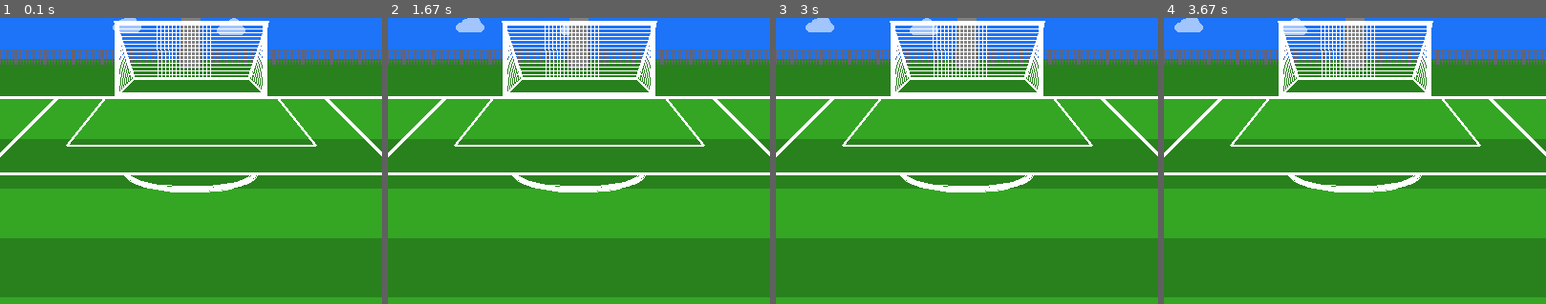
Above: before the commit, frames 1-4 (left to right).
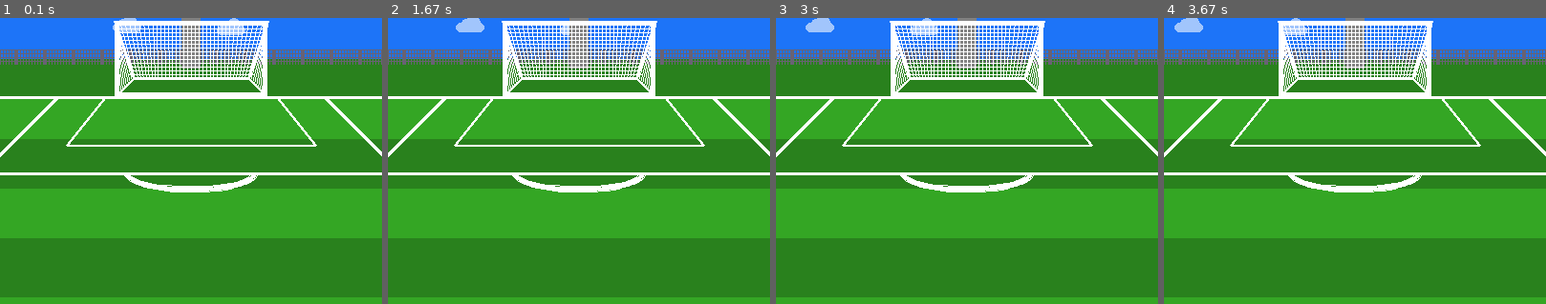
Above: after the commit, the same moments.

Repository: johoule/stuff
Game: pygame game, started from Intro to Pygame Graphics/major league soccer animation/graphics_v4.py
The game is run twice, just before and just after one commit, with the same random seed, the same clock (stepped at 60 frames per second) and the same inputs.
Inputs:
- Up to frame 1 (0.1 s): no input
- Up to frame 2 (1.67 s): tap D at 0.33, 0.67 s
- Up to frame 3 (3 s): no input
- Up to frame 4 (3.67 s): no input
The pictures show only the part of the screen within x 25-75%, y 23-73%; the shares and areas given below are measured in that part.

The runs differ from the first frame. In frame 1, 0.7% of the frame differs, in the area x 31-69%, y 2-21%; in frame 2, 0.7%; in frame 3, 0.7%; in frame 4, 0.7%.

Commit message:
finished refactoring all vertical lines of middle part of net

Diff:
--- a/Intro to Pygame Graphics/major league soccer animation/graphics_v4.py
+++ b/Intro to Pygame Graphics/major league soccer animation/graphics_v4.py
@@ -5,7 +5,6 @@
 
 # Initialize game engine
 pygame.init()
-
 
 # Window
 SIZE = (800, 600)
@@ -13,11 +12,9 @@
 screen = pygame.display.set_mode(SIZE)
 pygame.display.set_caption(TITLE)
 
-
 # Timer
 clock = pygame.time.Clock()
 refresh_rate = 60
-
 
 # Colors
 ''' add colors you use as RGB values here '''
@@ -53,7 +50,6 @@
     pygame.draw.ellipse(SEE_THROUGH, cloud_color, [x + 20, y + 8, 10, 10])
     pygame.draw.rect(SEE_THROUGH, cloud_color, [x + 6, y + 8, 18, 10])
 
-
 # Config
 lights_on = True
 day = True
@@ -121,16 +117,12 @@
         for s in stars:
             pygame.draw.ellipse(screen, WHITE, s)
 
-
-
-
     pygame.draw.rect(screen, field_color, [0, 180, 800 , 420])
     pygame.draw.rect(screen, stripe_color, [0, 180, 800, 42])
     pygame.draw.rect(screen, stripe_color, [0, 264, 800, 52])
     pygame.draw.rect(screen, stripe_color, [0, 368, 800, 62])
     pygame.draw.rect(screen, stripe_color, [0, 492, 800, 82])
 
-
     '''fence'''
     y = 170
     for x in range(5, 800, 30):
@@ -150,12 +142,9 @@
         pygame.draw.ellipse(screen, WHITE, [520, 50, 40, 40])
         pygame.draw.ellipse(screen, sky_color, [530, 45, 40, 40])
 
-
-
     for c in clouds:
         draw_cloud(c[0], c[1])
     screen.blit(SEE_THROUGH, (0, 0))
-
 
     #out of bounds lines
     pygame.draw.line(screen, WHITE, [0, 580], [800, 580], 5)
@@ -183,7 +172,6 @@
     pygame.draw.rect(screen, BLACK, [300, 40, 200, 90])
     pygame.draw.rect(screen, WHITE, [302, 42, 198, 88], 2)
 
-
     #goal
     pygame.draw.rect(screen, WHITE, [320, 140, 160, 80], 5)
     pygame.draw.line(screen, WHITE, [340, 200], [460, 200], 3)
@@ -201,46 +189,41 @@
     pygame.draw.rect(screen, GRAY, [150, 60, 20, 140])
     pygame.draw.ellipse(screen, GRAY, [150, 195, 20, 10])
 
-    #lights
+    #lights for pole 1 (refactored)
     pygame.draw.line(screen, GRAY, [110, 60], [210, 60], 2)
-    pygame.draw.ellipse(screen, light_color, [110, 40, 20, 20])
-    pygame.draw.ellipse(screen, light_color, [130, 40, 20, 20])
-    pygame.draw.ellipse(screen, light_color, [150, 40, 20, 20])
-    pygame.draw.ellipse(screen, light_color, [170, 40, 20, 20])
-    pygame.draw.ellipse(screen, light_color, [190, 40, 20, 20])
+    for x in range(90, 190, 20):
+        pygame.draw.ellipse(screen, light_color, [x + 20, 40, 20, 20])
     pygame.draw.line(screen, GRAY, [110, 40], [210, 40], 2)
-    pygame.draw.ellipse(screen, light_color, [110, 20, 20, 20])
-    pygame.draw.ellipse(screen, light_color, [130, 20, 20, 20])
-    pygame.draw.ellipse(screen, light_color, [150, 20, 20, 20])
-    pygame.draw.ellipse(screen, light_color, [170, 20, 20, 20])
-    pygame.draw.ellipse(screen, light_color, [190, 20, 20, 20])
+    for x in range(90, 190, 20):
+        pygame.draw.ellipse(screen, light_color, [x + 20, 20, 20, 20])
     pygame.draw.line(screen, GRAY, [110, 20], [210, 20], 2)
 
     #light pole 2
     pygame.draw.rect(screen, GRAY, [630, 60, 20, 140])
     pygame.draw.ellipse(screen, GRAY, [630, 195, 20, 10])
 
-    #lights
-
-
+    #lights for pole 2 (refactored)
     pygame.draw.line(screen, GRAY, [590, 60], [690, 60], 2)
-    pygame.draw.ellipse(screen, light_color, [590, 40, 20, 20])
-    pygame.draw.ellipse(screen, light_color, [610, 40, 20, 20])
-    pygame.draw.ellipse(screen, light_color, [630, 40, 20, 20])
-    pygame.draw.ellipse(screen, light_color, [650, 40, 20, 20])
-    pygame.draw.ellipse(screen, light_color, [670, 40, 20, 20])
+    for x in range(570, 670, 20):
+        pygame.draw.ellipse(screen, light_color, [x + 20, 40, 20, 20])
     pygame.draw.line(screen, GRAY, [590, 40], [690, 40], 2)
-    pygame.draw.ellipse(screen, light_color, [590, 20, 20, 20])
-    pygame.draw.ellipse(screen, light_color, [610, 20, 20, 20])
-    pygame.draw.ellipse(screen, light_color, [630, 20, 20, 20])
-    pygame.draw.ellipse(screen, light_color, [650, 20, 20, 20])
-    pygame.draw.ellipse(screen, light_color, [670, 20, 20, 20])
+    for x in range(570, 670, 20):
+        pygame.draw.ellipse(screen, light_color, [x + 20, 20, 20, 20])
     pygame.draw.line(screen, GRAY, [590, 20], [690, 20], 2)
 
-    #net
-    # def draw_net(x, y):
-    #     pygame.draw.line(screen, WHITE, [x+5, 140], [y+3, 200], 1)
-    #     pygame.draw.line(screen, WHITE, [x+4, 140], [y+3, 200], 1)
+    #net part 1 (middle left vertical lines)
+    y = 338
+    for x in range(320, 360, 5):
+        pygame.draw.line(screen, WHITE, [x+5, 140], [y+3, 200], 1)
+        y += 3
+
+    # net part 1 (middle of the middle vertical lines)
+    y = 361
+    for x in range(360, 376, 4):
+       pygame.draw.line(screen, WHITE, [x+4, 140], [y+4, 200], 1)
+       y += 4
+    for x in range(376, 420, 4):
+        pygame.draw.line(screen, WHITE, [x+4, 140], [x+4, 200], 1)
 
     # pygame.draw.line(screen, WHITE, [325, 140], [341, 200], 1)
     # pygame.draw.line(screen, WHITE, [330, 140], [344, 200], 1)
@@ -250,24 +233,10 @@
     # pygame.draw.line(screen, WHITE, [350, 140], [356, 200], 1)
     # pygame.draw.line(screen, WHITE, [355, 140], [359, 200], 1)
     # pygame.draw.line(screen, WHITE, [360, 140], [362, 200], 1)
-
-    # net part 1 (middle left vertical lines)
-    # y = 338
-    # for x in range(320, 360, 5):
-    #     pygame.draw.line(screen, WHITE, [x+5, 140], [y+3, 200], 1)
-    #     y += 3
-
-    y = 361
-    for x in range(360, 376, 4):
-       pygame.draw.line(screen, WHITE, [x+4, 140], [y+4, 200], 1)
-       y += 4
-
     # pygame.draw.line(screen, WHITE, [364, 140], [365, 200], 1)
     # pygame.draw.line(screen, WHITE, [368, 140], [369, 200], 1)
     # pygame.draw.line(screen, WHITE, [372, 140], [373, 200], 1)
     # pygame.draw.line(screen, WHITE, [376, 140], [377, 200], 1)
-    for x in range(376, 420, 4):
-        pygame.draw.line(screen, WHITE, [x+4, 140], [x+4, 200], 1)
     # pygame.draw.line(screen, WHITE, [380, 140], [380, 200], 1)
     # pygame.draw.line(screen, WHITE, [384, 140], [384, 200], 1)
     # pygame.draw.line(screen, WHITE, [388, 140], [388, 200], 1)
@@ -280,24 +249,24 @@
     # pygame.draw.line(screen, WHITE, [416, 140], [416, 200], 1)
     # pygame.draw.line(screen, WHITE, [420, 140], [420, 200], 1)
 
-
-
-    # pygame.draw.line(screen, WHITE, [424, 140], [423, 200], 1)
-
-    # y = 423
-    # for x in range(424, 440, 4):
-    #    pygame.draw.line(screen, WHITE, [x+4, 140], [y+4, 200], 1)
-    #    y += 4
+    pygame.draw.line(screen, WHITE, [424, 140], [423, 200], 1)
+
+    y = 423
+    for x in range(424, 436, 4):
+       pygame.draw.line(screen, WHITE, [x+4, 140], [y+4, 200], 1)
+       y += 4
 
     # pygame.draw.line(screen, WHITE, [428, 140], [427, 200], 1)
     # pygame.draw.line(screen, WHITE, [432, 140], [431, 200], 1)
     # pygame.draw.line(screen, WHITE, [436, 140], [435, 200], 1)
-    # pygame.draw.line(screen, WHITE, [440, 140], [438, 200], 1)
-
-    # y = 420
-    # for x in range(420, 440, 4):
-    #     pygame.draw.line(screen, WHITE, [x+4, 140], [y+3, 200], 1)
-    #     y += 3
+
+    pygame.draw.line(screen, WHITE, [440, 140], [438, 200], 1)
+
+    y = 438
+    for x in range(440, 475, 5):
+        pygame.draw.line(screen, WHITE, [x+5, 140], [y+3, 200], 1)
+        y += 3
+
     # pygame.draw.line(screen, WHITE, [445, 140], [441, 200], 1)
     # pygame.draw.line(screen, WHITE, [450, 140], [444, 200], 1)
     # pygame.draw.line(screen, WHITE, [455, 140], [447, 200], 1)
@@ -339,32 +308,36 @@
     # pygame.draw.line(screen, WHITE, [480, 140], [462, 202], 1)
 
     #net part 4
-    pygame.draw.line(screen, WHITE, [324, 144], [476, 144], 1)
-    pygame.draw.line(screen, WHITE, [324, 148], [476, 148], 1)
-    pygame.draw.line(screen, WHITE, [324, 152], [476, 152], 1)
-    pygame.draw.line(screen, WHITE, [324, 156], [476, 156], 1)
-    pygame.draw.line(screen, WHITE, [324, 160], [476, 160], 1)
-    pygame.draw.line(screen, WHITE, [324, 164], [476, 164], 1)
-    pygame.draw.line(screen, WHITE, [324, 168], [476, 168], 1)
-    pygame.draw.line(screen, WHITE, [324, 172], [476, 172], 1)
-    pygame.draw.line(screen, WHITE, [324, 176], [476, 176], 1)
+    # pygame.draw.line(screen, WHITE, [324, 144], [476, 144], 1)
+    # pygame.draw.line(screen, WHITE, [324, 148], [476, 148], 1)
+    # pygame.draw.line(screen, WHITE, [324, 152], [476, 152], 1)
+    # pygame.draw.line(screen, WHITE, [324, 156], [476, 156], 1)
+    # pygame.draw.line(screen, WHITE, [324, 160], [476, 160], 1)
+    # pygame.draw.line(screen, WHITE, [324, 164], [476, 164], 1)
+    # pygame.draw.line(screen, WHITE, [324, 168], [476, 168], 1)
+    # pygame.draw.line(screen, WHITE, [324, 172], [476, 172], 1)
+    # pygame.draw.line(screen, WHITE, [324, 176], [476, 176], 1)
+    # pygame.draw.line(screen, WHITE, [335, 180], [470, 180], 1)
+    # pygame.draw.line(screen, WHITE, [335, 184], [465, 184], 1)
+    # pygame.draw.line(screen, WHITE, [335, 188], [465, 188], 1)
+    # pygame.draw.line(screen, WHITE, [335, 192], [465, 192], 1)
+    # pygame.draw.line(screen, WHITE, [335, 196], [465, 196], 1)
+    for y in range(144, 176, 4):
+        pygame.draw.line(screen, WHITE, [324, y+4], [476, y+4], 1)
     pygame.draw.line(screen, WHITE, [335, 180], [470, 180], 1)
-    pygame.draw.line(screen, WHITE, [335, 184], [465, 184], 1)
-    pygame.draw.line(screen, WHITE, [335, 188], [465, 188], 1)
-    pygame.draw.line(screen, WHITE, [335, 192], [465, 192], 1)
-    pygame.draw.line(screen, WHITE, [335, 196], [465, 196], 1)
+    for y in range(176, 196, 4):
+         pygame.draw.line(screen, WHITE, [335, y+4], [465, y+4], 1)
+
 
     #stands right
     pygame.draw.polygon(screen, RED, [[680, 220], [800, 340], [800, 290], [680, 180]])
     pygame.draw.polygon(screen, WHITE, [[680, 180], [800, 100], [800, 290]])
-
 
     #stands left
     pygame.draw.polygon(screen, RED, [[120, 220], [0, 340], [0, 290], [120, 180]])
     pygame.draw.polygon(screen, WHITE, [[120, 180], [0, 100], [0, 290]])
     #people
 
-
     #corner flag right
     pygame.draw.line(screen, BRIGHT_YELLOW, [140, 220], [135, 190], 3)
     pygame.draw.polygon(screen, RED, [[132, 190], [125, 196], [135, 205]])
@@ -383,14 +356,11 @@
     #pygame.draw.arc(screen, ORANGE, [100, 100, 100, 100], 0, math.pi/2, 1)
     #pygame.draw.arc(screen, BLACK, [100, 100, 100, 100], 0, math.pi/2, 50)
 
-
     # Update screen (Actually draw the picture in the window.)
     pygame.display.flip()
 
-
     # Limit refresh rate of game loop
     clock.tick(refresh_rate)
 
-
 # Close window and quit
 pygame.quit()
